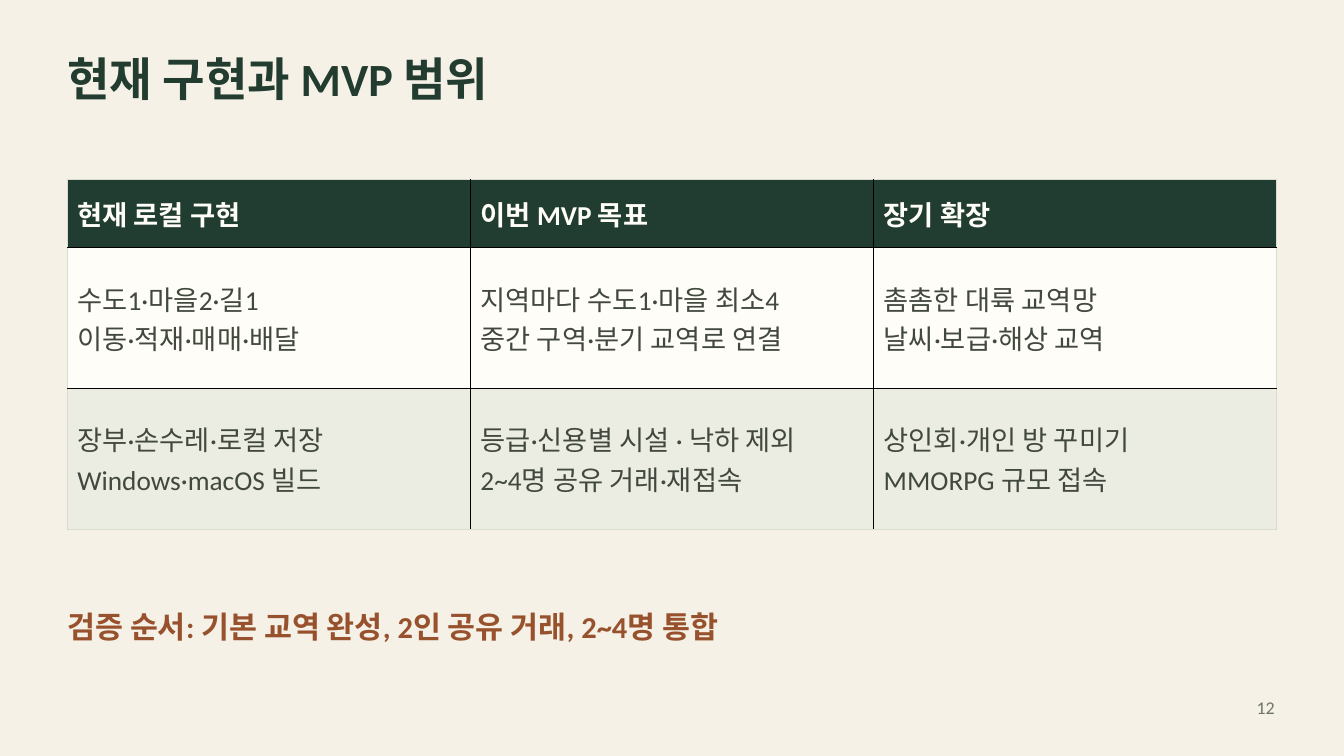
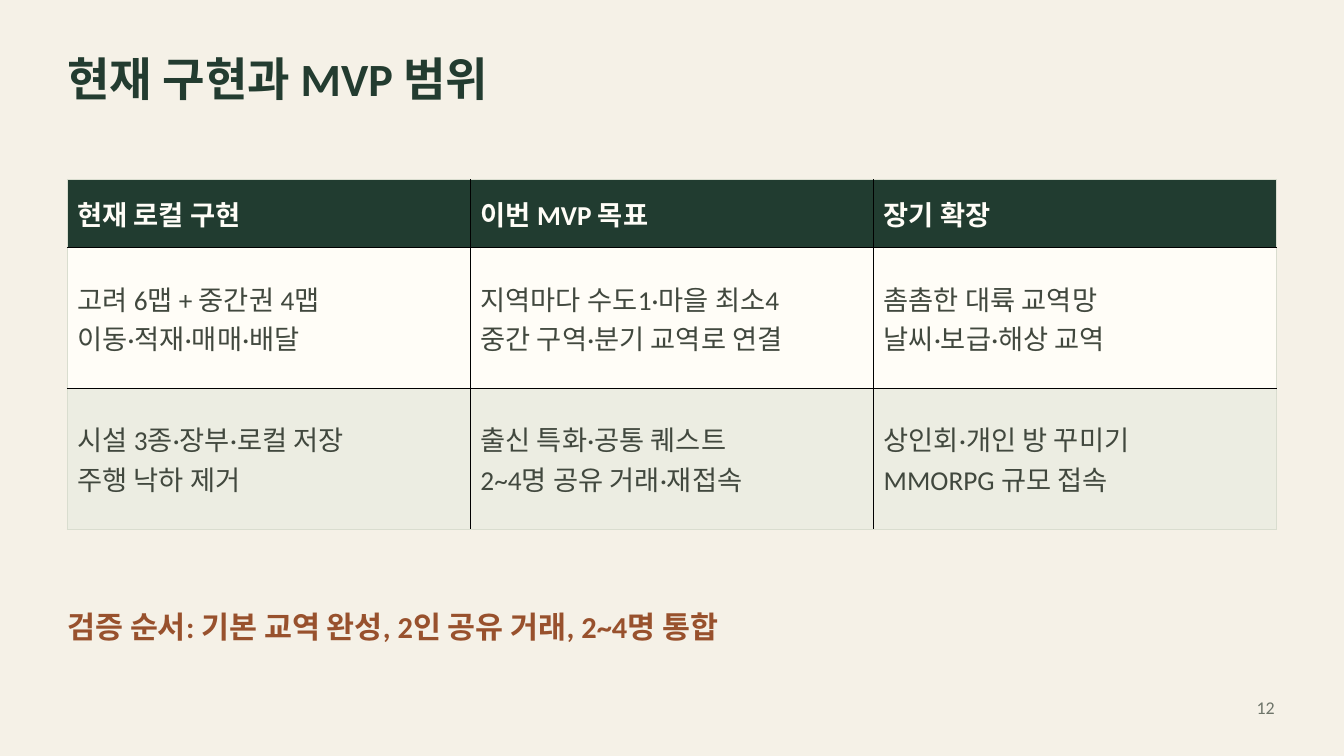
Before and after one commit to hundredman/pocket-caravan, a slide deck: slide 12 of Presentations/2026-10-19/팀별 게임 기획 발표 자료_최종.pptx. Drawn at 1344x756 pixels with LibreOffice and Linux fonts; fonts in the diff are those of the drawing. Boxes give left, top, right and bottom in pixels: in the first picture for what was removed or moved away, otherwise in the second. Text is boxed around its words. In the diff, an @@ line names an element or a change of style, - is before the commit and + after.

```diff
--- a/Presentations/2026-10-19/팀별 게임 기획 발표 자료_최종.pptx
+++ b/Presentations/2026-10-19/팀별 게임 기획 발표 자료_최종.pptx
@@ table at (68, 179, 1277, 529) @@
-row 2, column 1: 수도1·마을2·길1 / 이동·적재·매매·배달
+row 2, column 1: 고려 6맵 + 중간권 4맵 / 이동·적재·매매·배달
-row 3, column 1: 장부·손수레·로컬 저장 / Windows·macOS 빌드
+row 3, column 1: 시설 3종·장부·로컬 저장 / 주행 낙하 제거
-row 3, column 2: 등급·신용별 시설 · 낙하 제외 / 2~4명 공유 거래·재접속
+row 3, column 2: 출신 특화·공통 퀘스트 / 2~4명 공유 거래·재접속
```
Also in this commit, not shown: 9 other slides changed, 1 slide added, 1 slide removed, 6 other files.
